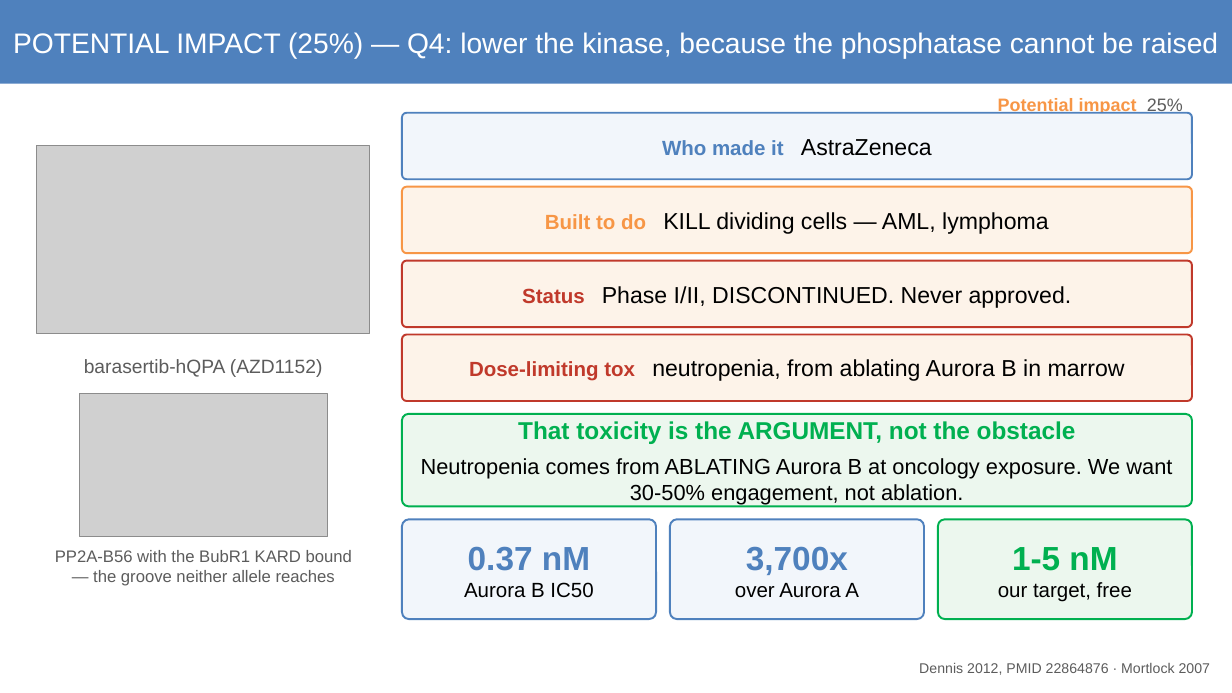
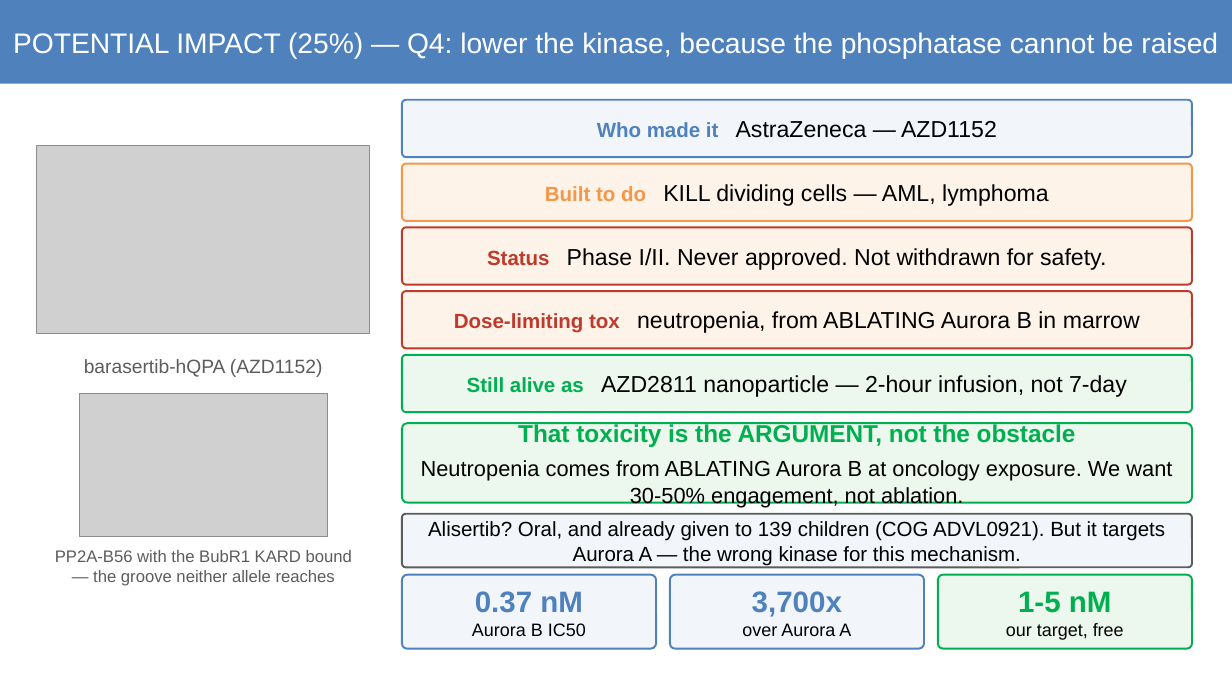
Before and after one commit to asheus/mva-track2-2026, a slide deck: slide 10 of docs/mva/MVA-Track2.pptx. Drawn at 1232x693 pixels with LibreOffice and Linux fonts; fonts in the diff are those of the drawing; grey boxes stand for pictures. Boxes give left, top, right and bottom in pixels: in the first picture for what was removed or moved away, otherwise in the second. Text is boxed around its words. In the diff, an @@ line names an element or a change of style, - is before the commit and + after.

Commit message:
Deck: drug provenance, AZD2811, alisertib comparator

```diff
--- a/docs/mva/MVA-Track2.pptx
+++ b/docs/mva/MVA-Track2.pptx
@@ rounded rectangle "Who made it AstraZeneca — ..." resized from (x1=402, y1=113, x2=1192, y2=179) to (x1=402, y1=100, x2=1192, y2=157) @@
@@ text removed at (x1=998, y1=97, x2=1183, y2=114) @@
-Potential impact 25%
@@ text in rounded rectangle at (x1=597, y1=121, x2=997, y2=138): text changed @@
-Who made it AstraZeneca
+Who made it AstraZeneca — AZD1152
@@ rounded rectangle "Built to do KILL dividing ..." resized from (x1=402, y1=187, x2=1192, y2=253) to (x1=402, y1=164, x2=1192, y2=221) @@
@@ rounded rectangle "Status Phase I/II. Never approved. ..." resized from (x1=402, y1=261, x2=1192, y2=327) to (x1=402, y1=227, x2=1192, y2=285) @@
@@ text in rounded rectangle at (x1=487, y1=248, x2=1106, y2=270): text changed @@
-Status Phase I/II, DISCONTINUED. Never approved.
+Status Phase I/II. Never approved. Not withdrawn for safety.
@@ rounded rectangle "Dose-limiting tox neutropenia, from ABLATING ..." resized from (x1=402, y1=335, x2=1192, y2=401) to (x1=402, y1=291, x2=1192, y2=348) @@
@@ text in rounded rectangle at (x1=454, y1=311, x2=1140, y2=333): text changed @@
-Dose-limiting tox neutropenia, from ablating Aurora B in marrow
+Dose-limiting tox neutropenia, from ABLATING Aurora B in marrow
@@ rounded rectangle added at (x1=402, y1=355, x2=1192, y2=412), fill #ECF7EE, outline #00B050 1.5 pt, 18 pt, text #000000 @@
+Still alive as AZD2811 nanoparticle — 2-hour infusion, not 7-day
@@ rounded rectangle "That toxicity is the ARGUMENT, ..." resized from (x1=402, y1=414, x2=1192, y2=506) to (x1=402, y1=423, x2=1192, y2=503) @@
@@ rounded rectangle added at (x1=402, y1=514, x2=1192, y2=567), fill #F2F6FB, outline #5C5C5C 1.5 pt, 16 pt, text #000000 @@
+Alisertib? Oral, and already given to 139 children (COG ADVL0921). But it targets Aurora A — the wrong kinase for this mechanism.
@@ rounded rectangle "0.37 nM" resized from (x1=402, y1=519, x2=656, y2=619) to (x1=402, y1=575, x2=656, y2=649) @@
@@ rounded rectangle "0.37 nM" at (x1=402, y1=575, x2=656, y2=649): size 26 to 23 pt in "0.37 nM"; size 16 to 14 pt in "Aurora B IC50" @@
@@ rounded rectangle "3,700x" resized from (x1=670, y1=519, x2=924, y2=619) to (x1=670, y1=575, x2=924, y2=649) @@
@@ rounded rectangle "3,700x" at (x1=670, y1=575, x2=924, y2=649): size 26 to 23 pt in "3,700x"; size 16 to 14 pt in "over Aurora A" @@
@@ rounded rectangle "1-5 nM" resized from (x1=938, y1=519, x2=1192, y2=619) to (x1=938, y1=575, x2=1192, y2=649) @@
@@ rounded rectangle "1-5 nM" at (x1=938, y1=575, x2=1192, y2=649): size 26 to 23 pt in "1-5 nM"; size 16 to 14 pt in "our target, free" @@
@@ text removed at (x1=919, y1=663, x2=1210, y2=675) @@
-Dennis 2012, PMID 22864876 · Mortlock 2007
```
Also in this commit, not shown: 1 other file.
